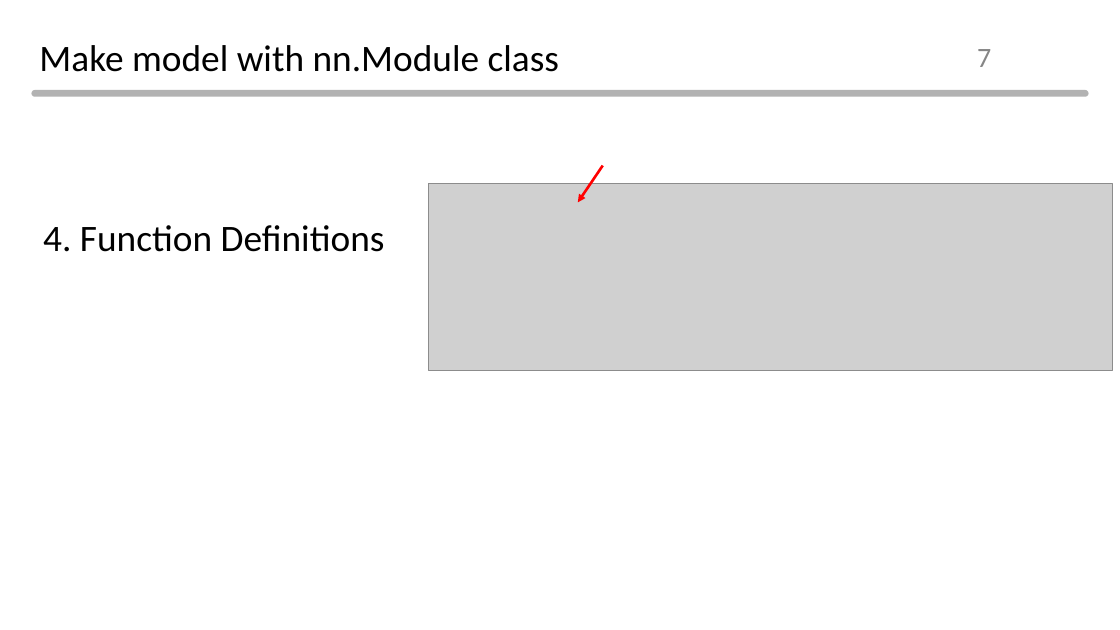
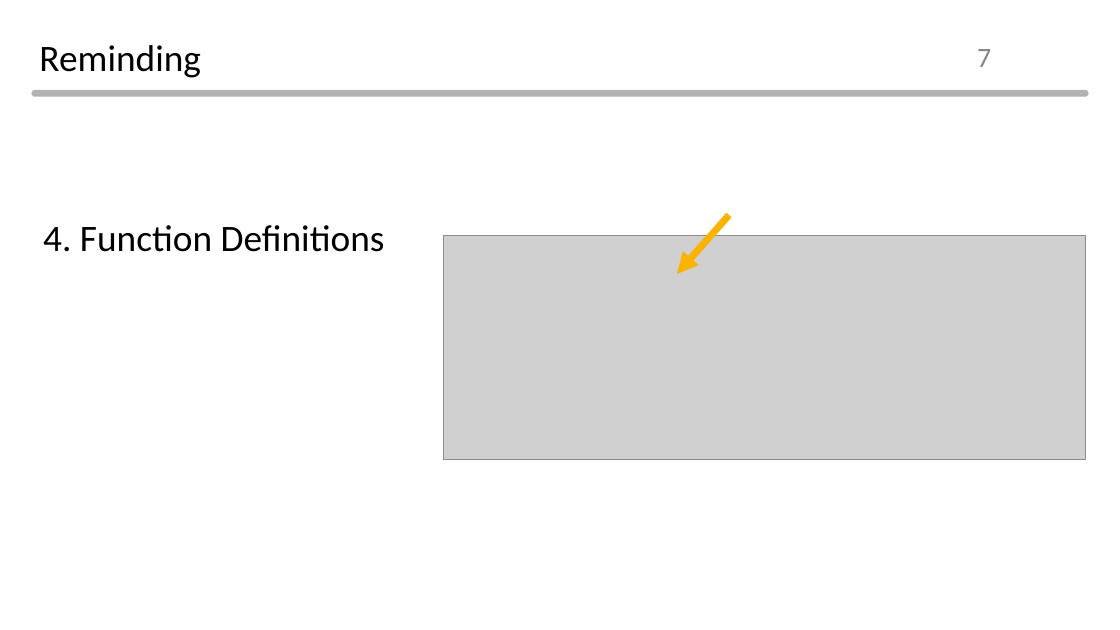
Before and after one commit to Normalist-K/aibd-2021-2, a slide deck: slide 7 of ppt/day3.pptx. Drawn at 1120x630 pixels with LibreOffice and Linux fonts; fonts in the diff are those of the drawing; grey boxes stand for pictures; background and template pictures are left out. Boxes give left, top, right and bottom in pixels: in the first picture for what was removed or moved away, otherwise in the second. Text is boxed around its words. In the diff, an @@ line names an element or a change of style, - is before the commit and + after.

```diff
--- a/ppt/day3.pptx
+++ b/ppt/day3.pptx
@@ title at (x1=39, y1=45, x2=200, y2=78): text changed @@
-Make model with nn.Module class
+Reminding
@@ picture resized from (x1=429, y1=184, x2=1112, y2=371) to (x1=444, y1=236, x2=1086, y2=460) @@
@@ arrow moved from (603, 166) - (578, 202) to (729, 215) - (677, 274) @@
@@ arrow (729, 215) - (677, 274): stroke #FF0000 2.25 pt to #FAB300 6 pt @@
```
Also in this commit, not shown: 22 other slides changed, 15 slides added, 3 slides removed, 11 other files.
